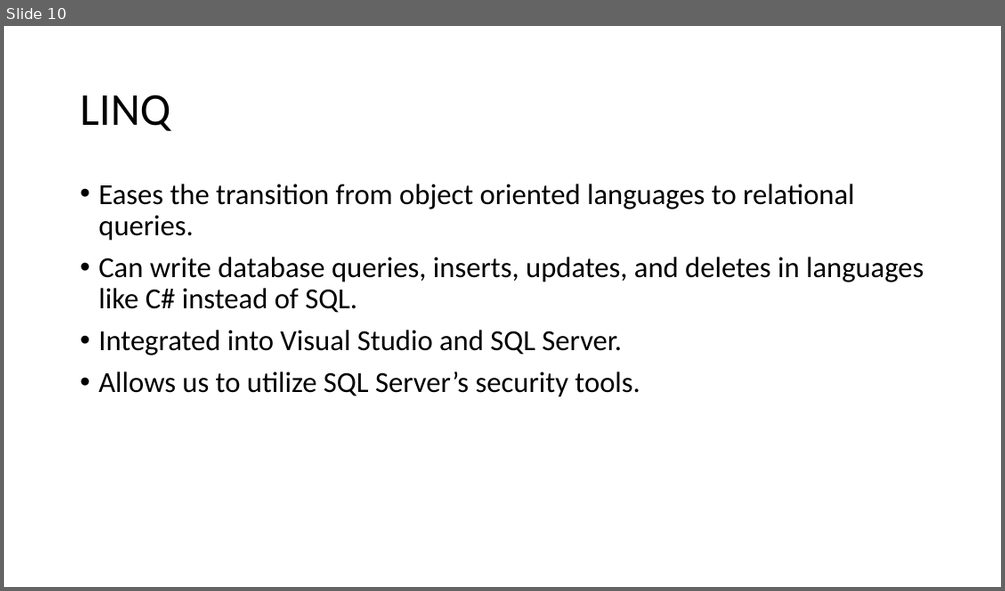
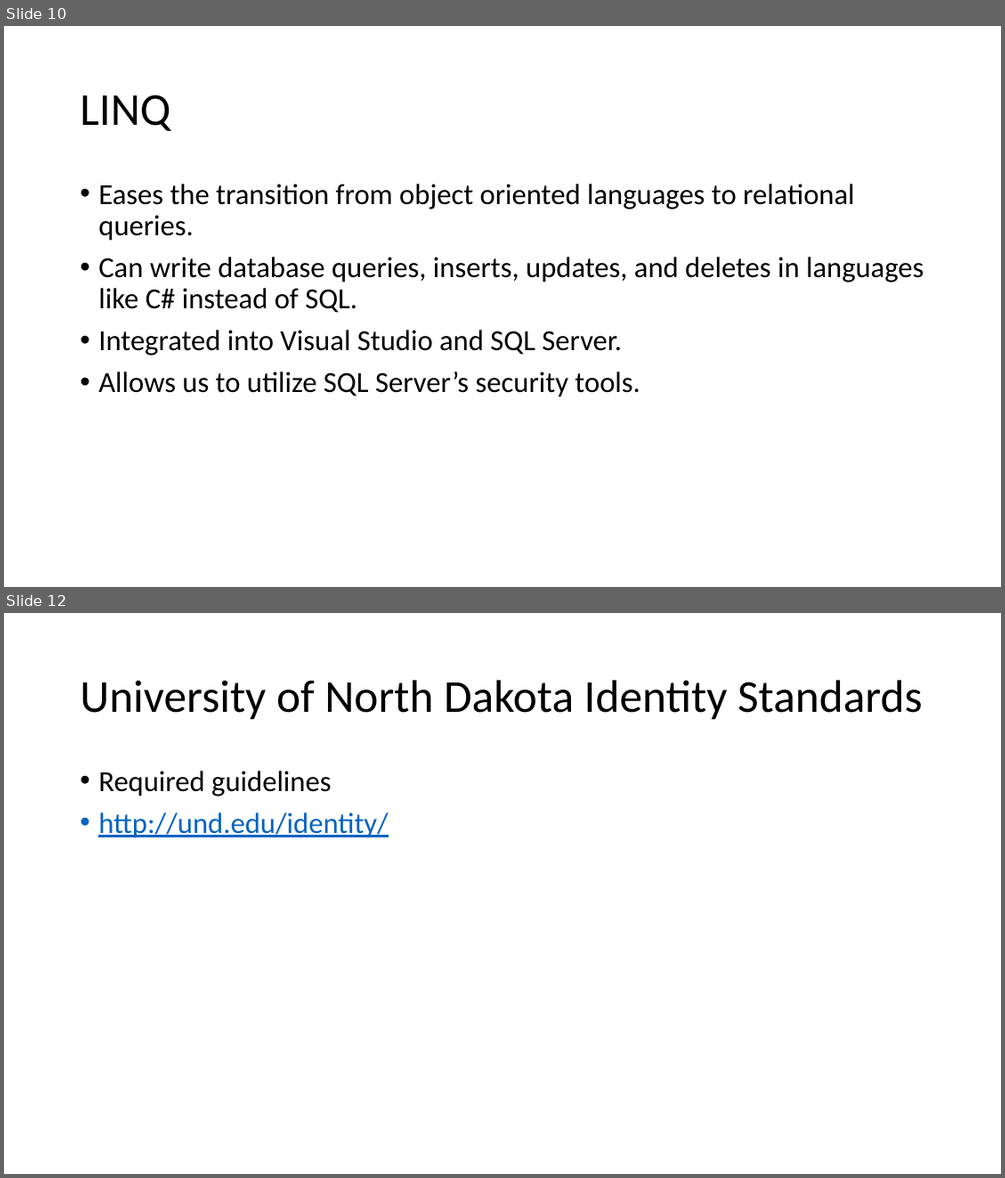
Before and after one commit to frozenNodak/InventoryManagement491, a slide deck: related work presentation draft.pptx. Shown one above the other, each under a label of ours: slide 10 before the commit, slides 10 and 12 after it; the slides between them are not shown. The pictures are 1005x591 and 1005x1178 pixels, drawn with LibreOffice and Linux fonts; fonts in the diff are those of the drawing. Boxes give left, top, right and bottom in pixels: in the first picture for what was removed or moved away, otherwise in the second. Text is boxed around its words. In the diff, an @@ line names an element or a change of style, - is before the commit and + after.

```diff
--- a/related work presentation draft.pptx
+++ b/related work presentation draft.pptx
@@ slide 12 added at [4, 613, 1001, 1174], background #FFFFFF @@
@@ title added at [80, 680, 922, 720], 44 pt, text #000000 @@
+University of North Dakota Identity Standards
@@ text added at [98, 771, 388, 838], 28 pt, text #0563C1, underline @@
+• Required guidelines
+• http://und.edu/identity/
```
Also in this commit, not shown: 2 slides changed, 3 other slides added, 1 slide removed.
